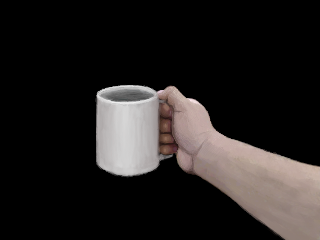
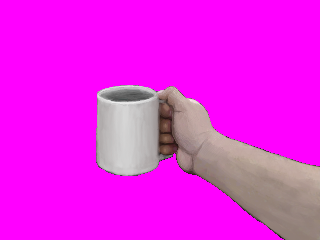
Layers edited between the first and the second (320, 240) image:
painted on "Camada #3" over left=0, top=0, right=320, bottom=240
